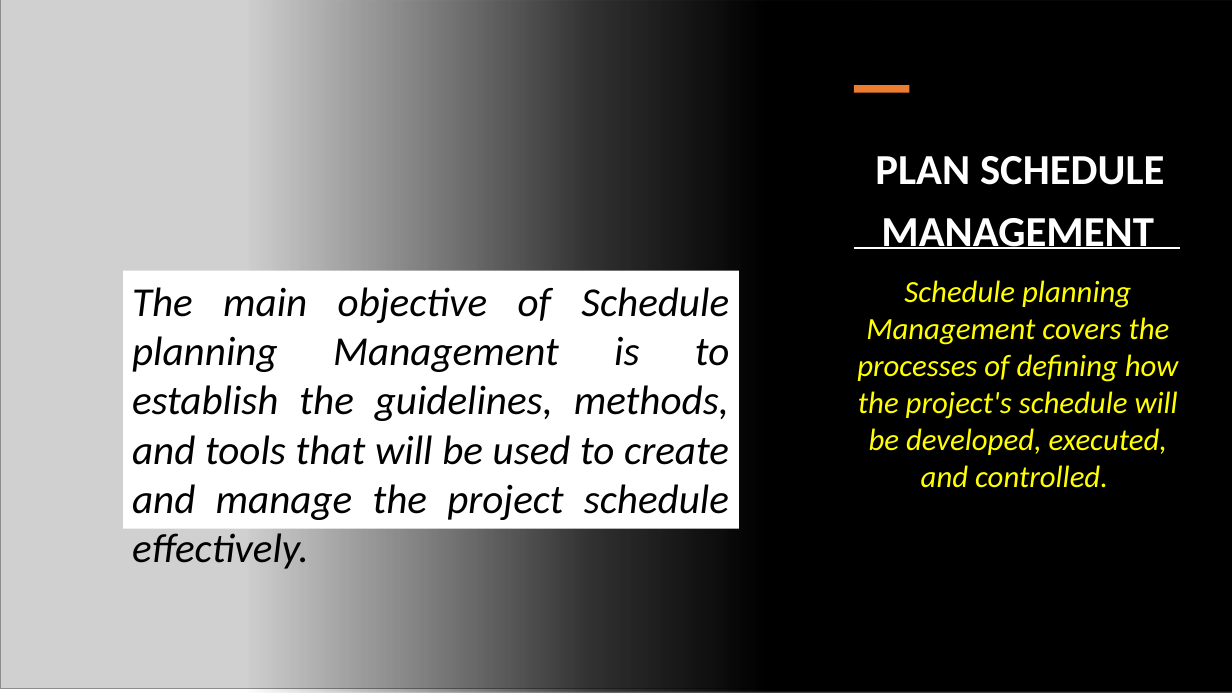
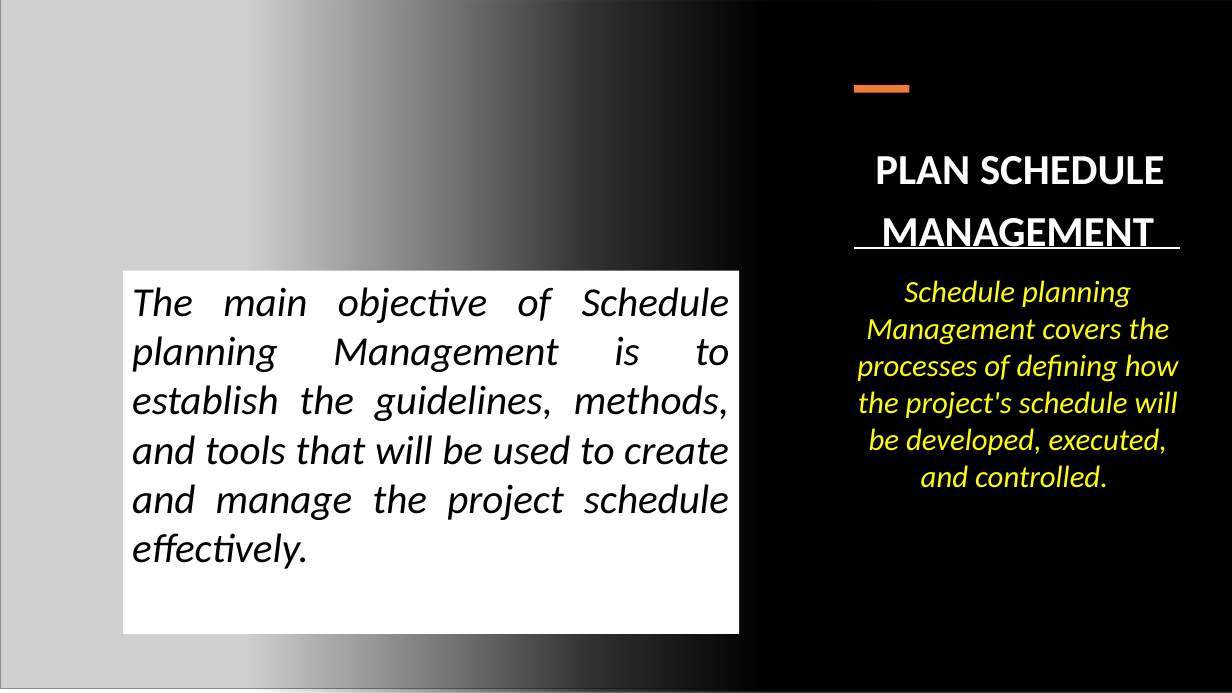
Before and after one commit to PELUMIAJAYI0/400-Level-First-Semester, a slide deck: slide 3 of DHS 413/LECTURE PLANNING.pptx. Drawn at 1232x693 pixels with LibreOffice and Linux fonts; fonts in the diff are those of the drawing; grey boxes stand for pictures. Boxes give left, top, right and bottom in pixels: in the first picture for what was removed or moved away, otherwise in the second. Text is boxed around its words. In the diff, an @@ line names an element or a change of style, - is before the commit and + after.

```diff
--- a/DHS 413/LECTURE PLANNING.pptx
+++ b/DHS 413/LECTURE PLANNING.pptx
@@ rectangle "The main objective of Schedule ...": place and size @@
-rectangle "The main objective of Schedule ..." at bbox=[123, 271, 739, 529]
+rectangle "The main objective of Schedule ..." at bbox=[123, 271, 739, 634]
```
Also in this commit, not shown: 1 other slide changed, 4 other files.
